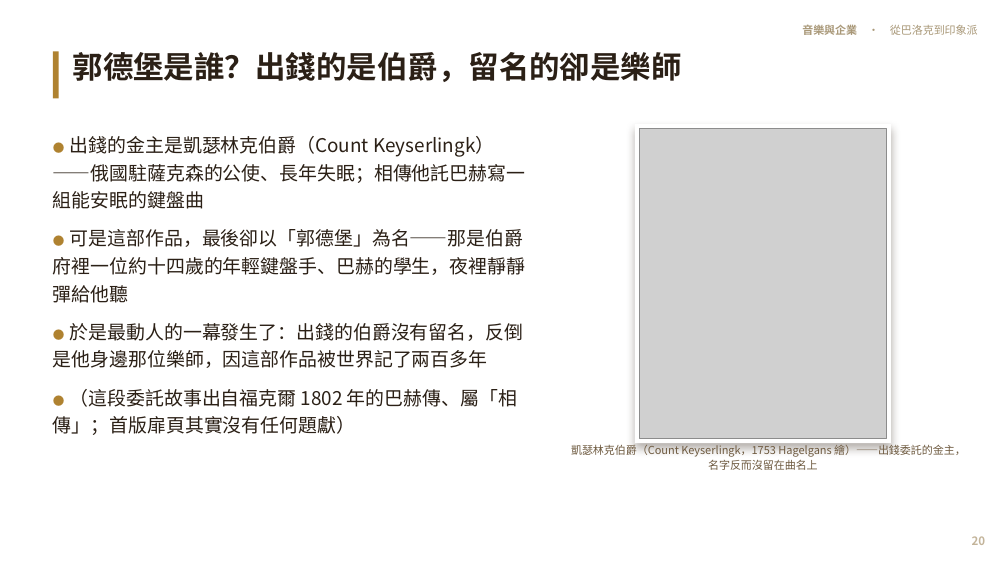
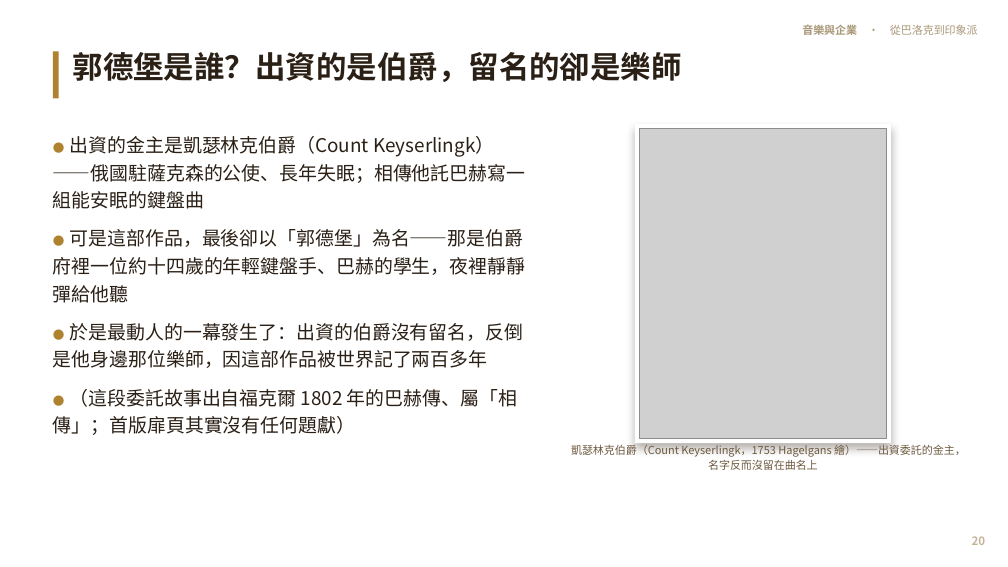
Before and after one commit to kblab2024/music-business-lecture, a slide deck: slide 20 of docs/downloads/音樂與企業-投影片.pptx. Drawn at 1008x567 pixels with LibreOffice and Linux fonts; fonts in the diff are those of the drawing; grey boxes stand for pictures. Boxes give left, top, right and bottom in pixels: in the first picture for what was removed or moved away, otherwise in the second. Text is boxed around its words. In the diff, an @@ line names an element or a change of style, - is before the commit and + after.

```diff
--- a/docs/downloads/音樂與企業-投影片.pptx
+++ b/docs/downloads/音樂與企業-投影片.pptx
@@ text at [73,52,682,82]: text changed @@
-郭德堡是誰？出錢的是伯爵，留名的卻是樂師
+郭德堡是誰？出資的是伯爵，留名的卻是樂師
@@ text at [53,136,526,209]: text changed @@
-● 出錢的金主是凱瑟林克伯爵（Count Keyserlingk）——俄國駐薩克森的公使、長年失眠；相傳他託巴赫寫一組能安眠的鍵盤曲
+● 出資的金主是凱瑟林克伯爵（Count Keyserlingk）——俄國駐薩克森的公使、長年失眠；相傳他託巴赫寫一組能安眠的鍵盤曲
@@ text at [53,323,524,368]: text changed @@
-● 於是最動人的一幕發生了：出錢的伯爵沒有留名，反倒是他身邊那位樂師，因這部作品被世界記了兩百多年
+● 於是最動人的一幕發生了：出資的伯爵沒有留名，反倒是他身邊那位樂師，因這部作品被世界記了兩百多年
@@ text at [571,443,966,470]: text changed @@
-凱瑟林克伯爵（Count Keyserlingk，1753 Hagelgans 繪）——出錢委託的金主，名字反而沒留在曲名上
+凱瑟林克伯爵（Count Keyserlingk，1753 Hagelgans 繪）——出資委託的金主，名字反而沒留在曲名上
```
Also in this commit, not shown: 28 other slides changed, 7 other files.
